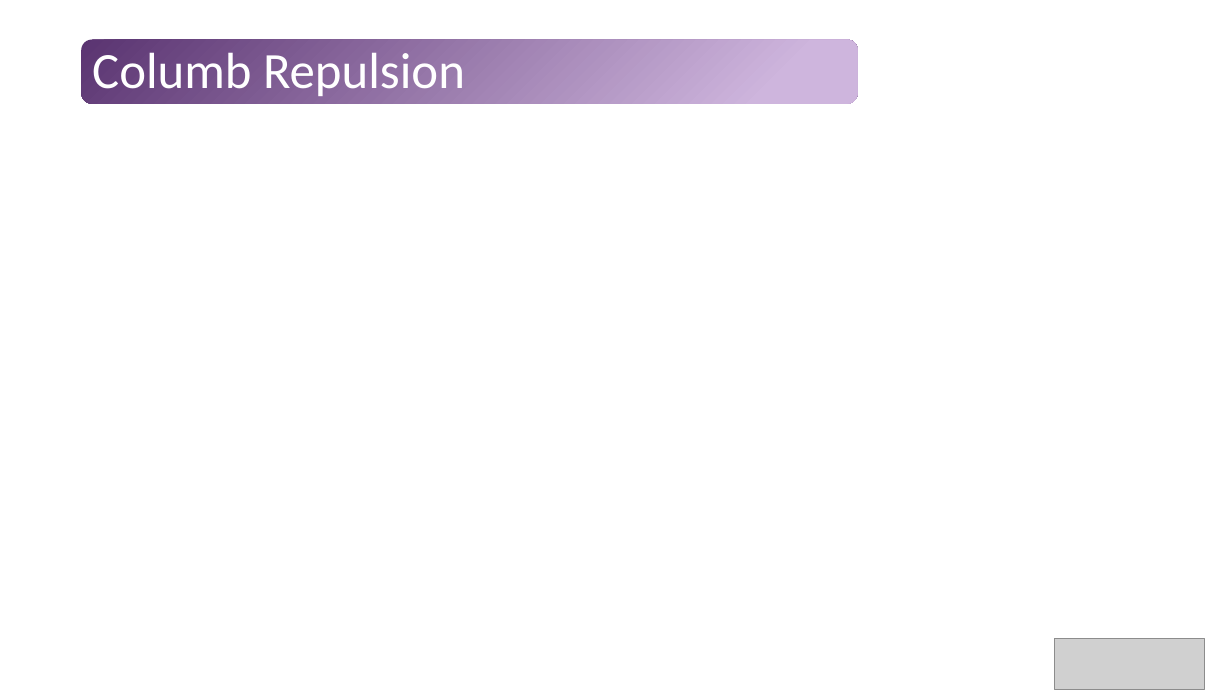
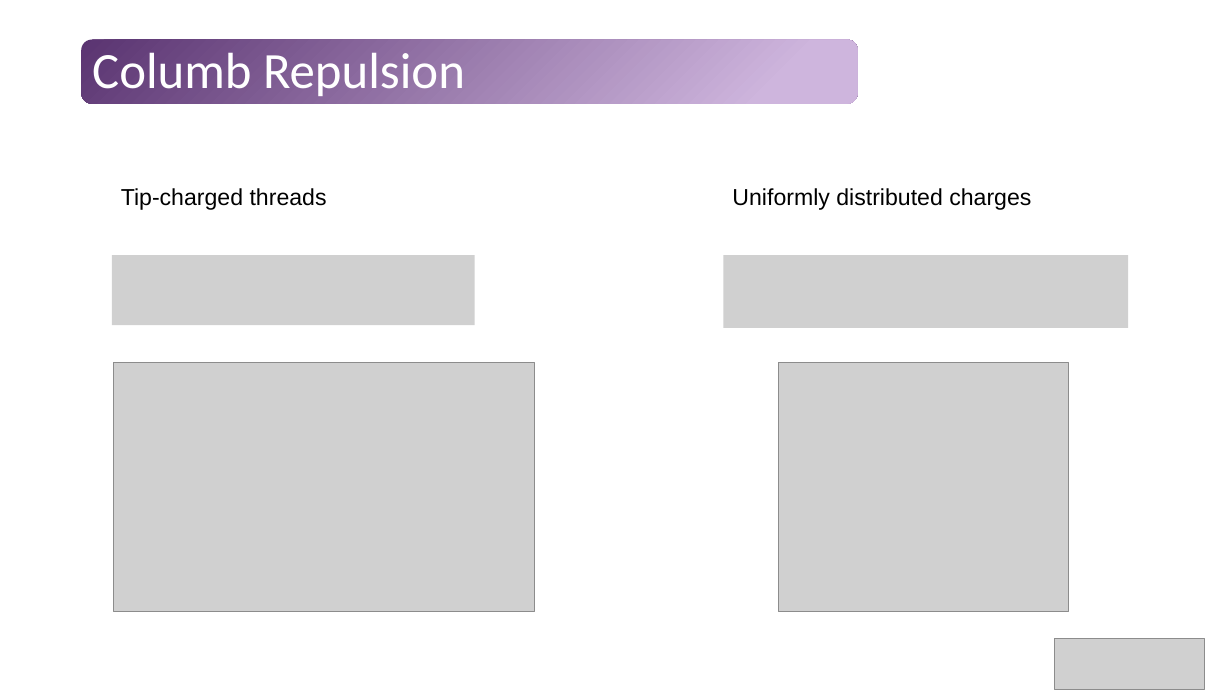
Before and after one commit to Tavi681/PoliPhysics, a slide deck: slide 9 of Tema 1/paper/Tema1.pptx. Drawn at 1232x693 pixels with LibreOffice and Linux fonts; fonts in the diff are those of the drawing; grey boxes stand for pictures. Boxes give left, top, right and bottom in pixels: in the first picture for what was removed or moved away, otherwise in the second. Text is boxed around its words. In the diff, an @@ line names an element or a change of style, - is before the commit and + after.

```diff
--- a/Tema 1/paper/Tema1.pptx
+++ b/Tema 1/paper/Tema1.pptx
@@ text added at (x1=121, y1=188, x2=327, y2=210), 18 pt, text #000000 @@
+Tip-charged threads
@@ text added at (x1=732, y1=188, x2=1031, y2=210), 18 pt, text #000000 @@
+Uniformly distributed charges
@@ picture added at (x1=112, y1=255, x2=475, y2=325) @@
@@ picture added at (x1=724, y1=255, x2=1128, y2=328) @@
@@ picture added at (x1=114, y1=362, x2=535, y2=612) @@
@@ picture added at (x1=779, y1=362, x2=1069, y2=612) @@
```
Also in this commit, not shown: 2 other slides changed.
